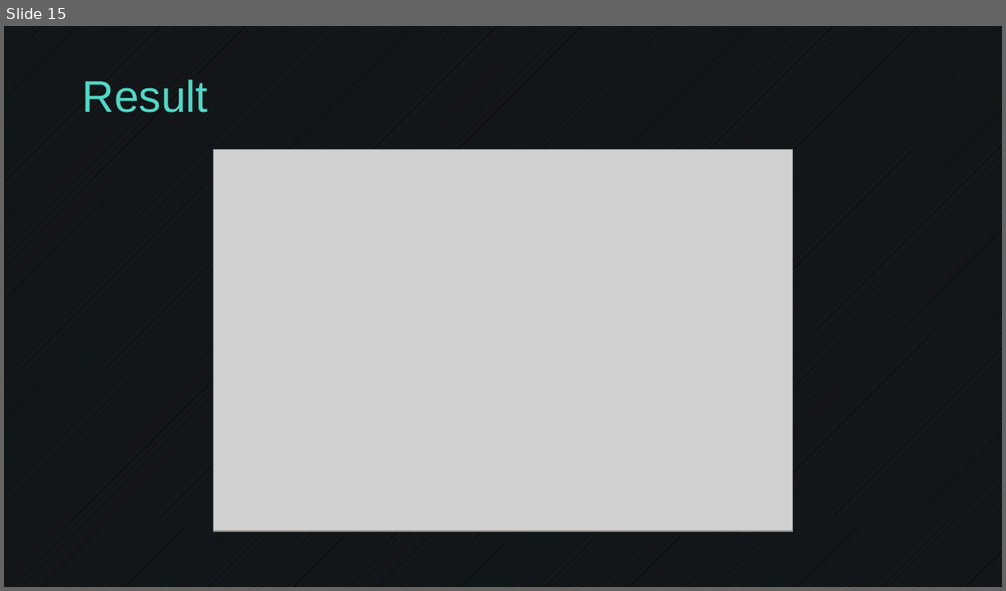
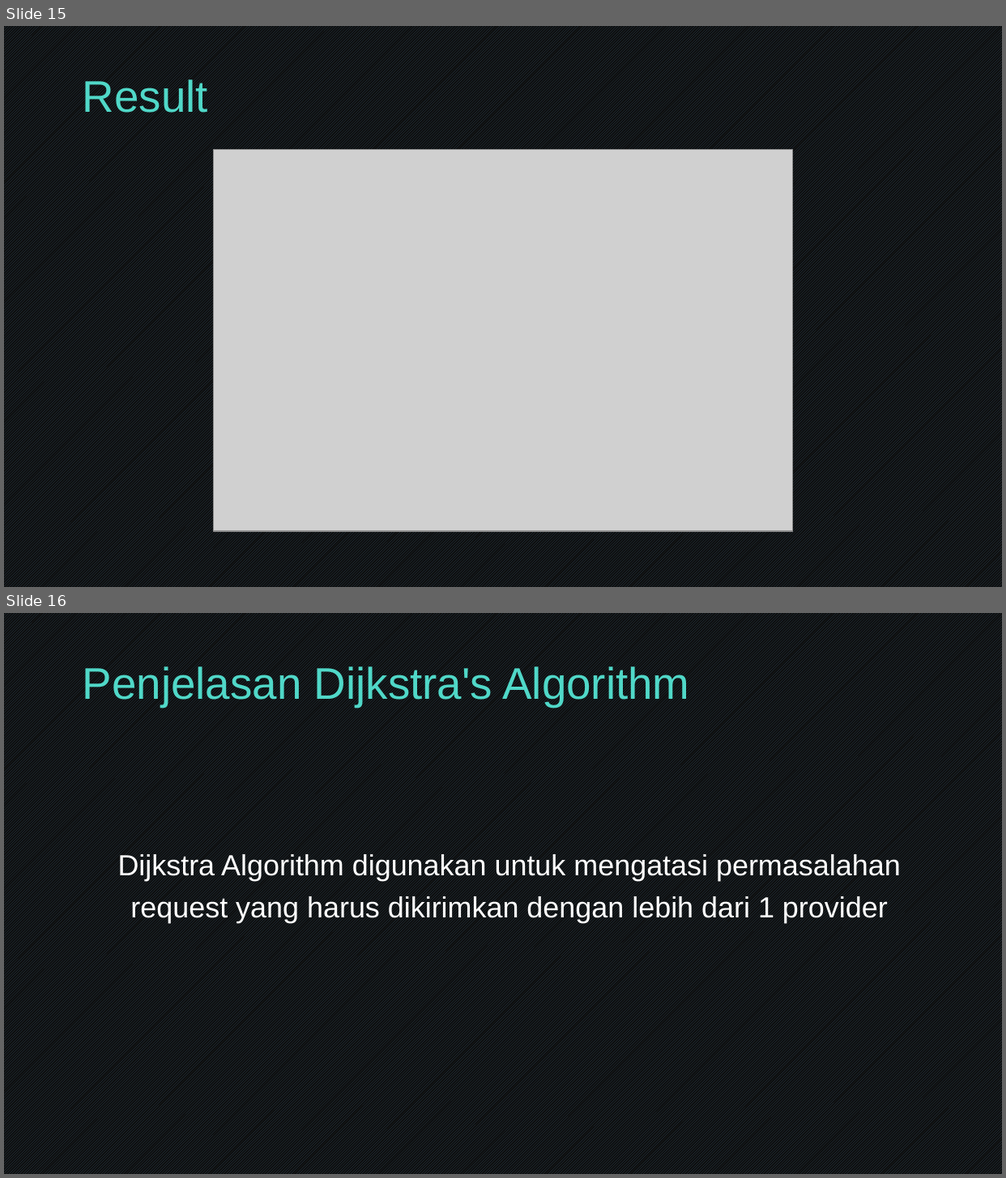
Before and after one commit to dellahera/Transportation-Management, a slide deck: Presentasi Final Project.pptx. Shown one above the other, each under a label of ours: slide 15 before the commit, slides 15 and 16 after it. The pictures are 1006x591 and 1006x1178 pixels, drawn with LibreOffice and Linux fonts; fonts in the diff are those of the drawing; grey boxes stand for pictures; background and template pictures are left out. Boxes give left, top, right and bottom in pixels: in the first picture for what was removed or moved away, otherwise in the second. Text is boxed around its words. In the diff, an @@ line names an element or a change of style, - is before the commit and + after.

Commit message:
add dijkstra to ppt

```diff
--- a/Presentasi Final Project.pptx
+++ b/Presentasi Final Project.pptx
@@ slide 16 added at [4, 613, 1002, 1174], background #FFFFFF; not listed: 1 template element that a slide beside it also shows @@
@@ title added at [83, 666, 689, 707], 32 pt, text #50D8C8 @@
+Penjelasan Dijkstra's Algorithm
@@ text added at [118, 854, 901, 923], 21 pt, text #FFFFFF @@
+Dijkstra Algorithm digunakan untuk mengatasi permasalahan request yang harus dikirimkan dengan lebih dari 1 provider
```
Also in this commit, not shown: 1 slide changed, 6 other slides added.
